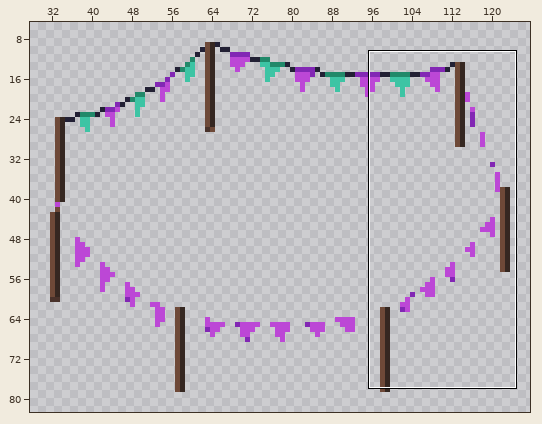
File history of a pixel-art file, assets_src/image/decoration/unit/garland3d.ase. Above: a wide view before the commit, with the close-up outlined.
Close-up. Before:
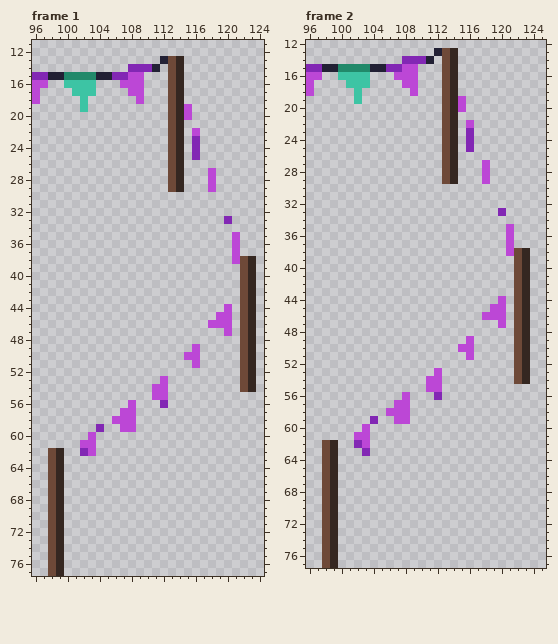
152x85 pixels, 51 frames. Shown: frame 1: x 96..124, y 11..77; frame 2: x 96..125, y 12..77. The wide view leaves out empty margins. The commit also changed other frames or places, which this record leaves out.
New version:
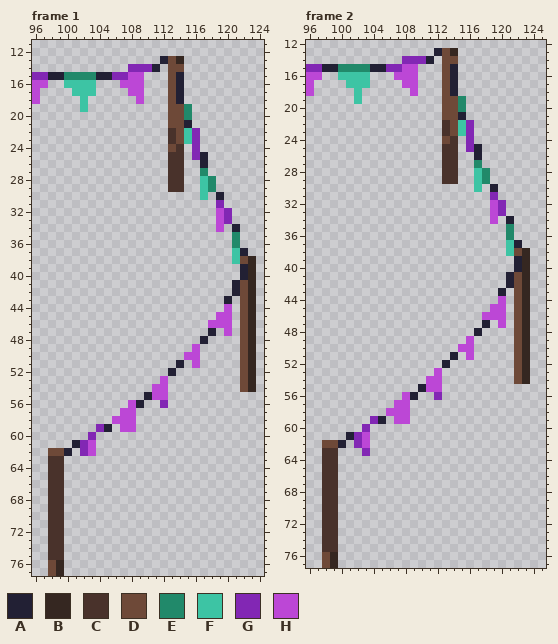
Palette (. is transparent): A #222034  B #352721  C #49322b  D #6e4938  E #21896a  F #3dc4a4  G #8227b4  H #bc47d6
Diff:
layer "Layer 1" added
--- frame 1
@@ x 111..124 @@
 13 .ADB..........
-14 A.DB..........
-15 ..DB..........
-16 ..DB..........
-17 ..DB..........
-18 ..DB..........
-19 ..DBH.........
-20 ..DBH.........
-21 ..DB..........
-22 ..DB.H........
-23 ..DB.G........
-24 ..DB.G........
-25 ..DB.G........
-26 ..DB..........
-27 ..DB...H......
-28 ..DB...H......
-29 ..DB...H......
-30 ..............
-31 ..............
-32 ..............
-33 .........G....
-34 ..............
-35 ..........H...
-36 ..........H...
-37 ..........H...
-38 ..........HDB.
-39 ...........DB.
-40 ...........DB.
-41 ...........DB.
-42 ...........DB.
-43 ...........DB.
+14 A.DD..........
+15 ..DA..........
+16 ..DA..........
+17 ..DA..........
+18 ..DA..........
+19 ..DDE.........
+20 ..DDE.........
+21 ..DDA.........
+22 ..CDFG........
+23 ..CDFG........
+24 ..DC.G........
+25 ..CC.GA.......
+26 ..CC..A.......
+27 ..CC..E.......
+28 ..CC..FE......
+29 ..CC..FE......
+30 ......F.A.....
+31 ........G.....
+32 ........HG....
+33 ........HG....
+34 ........H.A...
+35 ..........E...
+36 ..........E...
+37 ..........FA..
+38 ..........FDB.
+39 ...........AB.
+40 ...........AB.
+41 ..........ADB.
+42 ..........ADB.
+43 .........A.DB.
 44 .........H.DB.
@@ x 96..124 @@
 46 ......................HHH.DB.
-47 ........................H.DB.
-48 ..........................DB.
+47 ......................A.H.DB.
+48 .....................A....DB.
 49 ....................H.....DB.
 50 ...................HH.....DB.
-51 ....................H.....DB.
-52 ..........................DB.
+51 ..................A.H.....DB.
+52 .................A........DB.
 53 ................H.........DB.
 54 ...............HH.........DB.
-55 ...............HH............
-56 ............H...G............
+55 ..............AHH............
+56 ............HA..G............
 57 ...........HH................
 58 ..........HHH................
-59 ........G..HH................
-60 .......H.....................
-61 ......HH.....................
-62 ..DB..GH.....................
-63 ..DB.........................
-64 ..DB.........................
-65 ..DB.........................
-66 ..DB.........................
-67 ..DB.........................
-68 ..DB.........................
-69 ..DB.........................
-70 ..DB.........................
-71 ..DB.........................
-72 ..DB.........................
-73 ..DB.........................
-74 ..DB.........................
-75 ..DB.........................
+59 ........GA.HH................
+60 .......G.....................
+61 .....AGH.....................
+62 ..DDA.GH.....................
+63 ..CC.........................
+64 ..CC.........................
+65 ..CC.........................
+66 ..CC.........................
+67 ..CC.........................
+68 ..CC.........................
+69 ..CC.........................
+70 ..CC.........................
+71 ..CC.........................
+72 ..CC.........................
+73 ..CC.........................
+74 ..CC.........................
+75 ..CC.........................
 76 ..DB.........................
--- frame 2
@@ x 111..124 @@
 13 .ADB..........
-14 A.DB..........
-15 ..DB..........
-16 ..DB..........
-17 ..DB..........
-18 ..DB..........
-19 ..DBH.........
-20 ..DBH.........
-21 ..DB..........
-22 ..DB.H........
-23 ..DB.G........
-24 ..DB.G........
-25 ..DB.G........
-26 ..DB..........
-27 ..DB...H......
-28 ..DB...H......
-29 ..DB...H......
-30 ..............
-31 ..............
-32 ..............
-33 .........G....
-34 ..............
-35 ..........H...
-36 ..........H...
-37 ..........H...
-38 ..........HDB.
-39 ...........DB.
-40 ...........DB.
-41 ...........DB.
-42 ...........DB.
-43 ...........DB.
+14 A.DD..........
+15 ..DA..........
+16 ..DA..........
+17 ..DA..........
+18 ..DA..........
+19 ..DDE.........
+20 ..DDE.........
+21 ..DDA.........
+22 ..CDFG........
+23 ..CDFG........
+24 ..DC.G........
+25 ..CC.GA.......
+26 ..CC..A.......
+27 ..CC..E.......
+28 ..CC..FE......
+29 ..CC..FE......
+30 ......F.A.....
+31 ........G.....
+32 ........HG....
+33 ........HG....
+34 ........H.A...
+35 ..........E...
+36 ..........E...
+37 ..........FA..
+38 ..........FDB.
+39 ...........AB.
+40 ...........AB.
+41 ..........ADB.
+42 ..........ADB.
+43 .........A.DB.
 44 .........H.DB.
@@ x 96..125 @@
 46 ......................HHH.DB..
-47 ........................H.DB..
-48 ..........................DB..
+47 ......................A.H.DB..
+48 .....................A....DB..
 49 ....................H.....DB..
 50 ...................HH.....DB..
-51 ....................H.....DB..
-52 ..........................DB..
+51 ..................A.H.....DB..
+52 .................A........DB..
 53 ................H.........DB..
 54 ...............HH.........DB..
-55 ...............HH.............
-56 ............H...G.............
+55 ..............AHH.............
+56 ............HA..G.............
 57 ...........HH.................
 58 ..........HHH.................
-59 ........G..HH.................
-60 .......H......................
-61 ......HH......................
-62 ..DB..GH......................
-63 ..DB...G......................
-64 ..DB..........................
-65 ..DB..........................
-66 ..DB..........................
-67 ..DB..........................
-68 ..DB..........................
-69 ..DB..........................
-70 ..DB..........................
-71 ..DB..........................
-72 ..DB..........................
-73 ..DB..........................
-74 ..DB..........................
-75 ..DB..........................
+59 ........GA.HH.................
+60 .......G......................
+61 .....AGH......................
+62 ..DDA.GH......................
+63 ..CC...G......................
+64 ..CC..........................
+65 ..CC..........................
+66 ..CC..........................
+67 ..CC..........................
+68 ..CC..........................
+69 ..CC..........................
+70 ..CC..........................
+71 ..CC..........................
+72 ..CC..........................
+73 ..CC..........................
+74 ..CC..........................
+75 ..CC..........................
 76 ..DB..........................
Boxes around the changes in both close-ups, in picture pixels (x1, y1, x2, y2):
changed: (168, 64, 248, 304)
changed: (48, 328, 216, 560)
changed: (322, 56, 522, 552)
